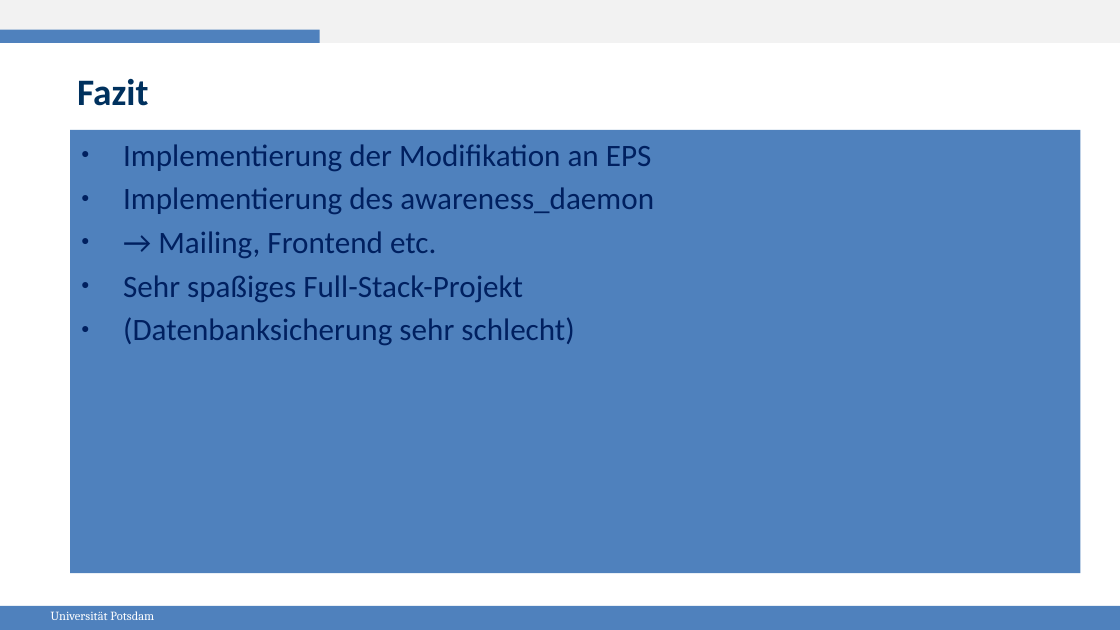
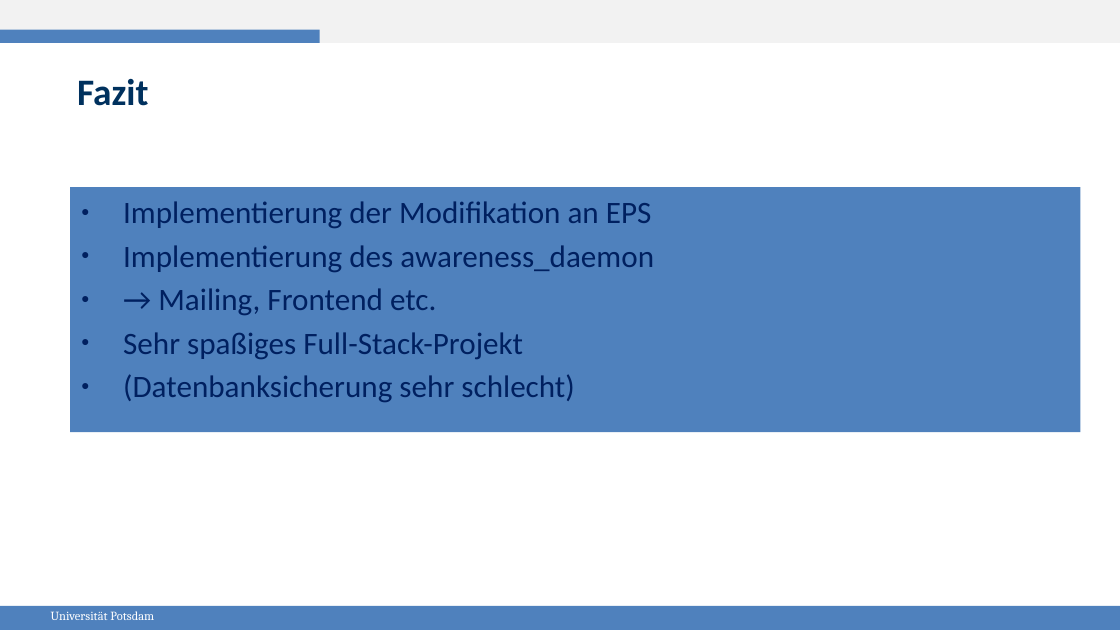
Before and after one commit to gespel/EPSA, a slide deck: slide 16 of praesi.odp (slide 13 before the commit). Drawn at 1120x630 pixels with LibreOffice and Linux fonts; fonts in the diff are those of the drawing. Boxes give left, top, right and bottom in pixels: in the first picture for what was removed or moved away, otherwise in the second. Text is boxed around its words. In the diff, an @@ line names an element or a change of style, - is before the commit and + after.

```diff
--- a/praesi.odp
+++ b/praesi.odp
@@ rectangle "Implementierung der Modifikation an EPS": place and size @@
-rectangle "Implementierung der Modifikation an EPS" at (71,130,1081,573)
+rectangle "Implementierung der Modifikation an EPS" at (71,187,1081,432)
```
Also in this commit, not shown: 7 other slides changed, 3 slides added, 1 other file.
